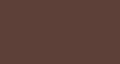
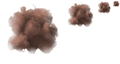
Before/after of a (120, 64) layered artwork. What changed in the layer stack:
added layer "steam.png copy" above "tint" over bbox(5, 0, 120, 56)
hid "tint" over bbox(0, 0, 120, 64)
hid "steam.png" over bbox(5, 0, 120, 56)
